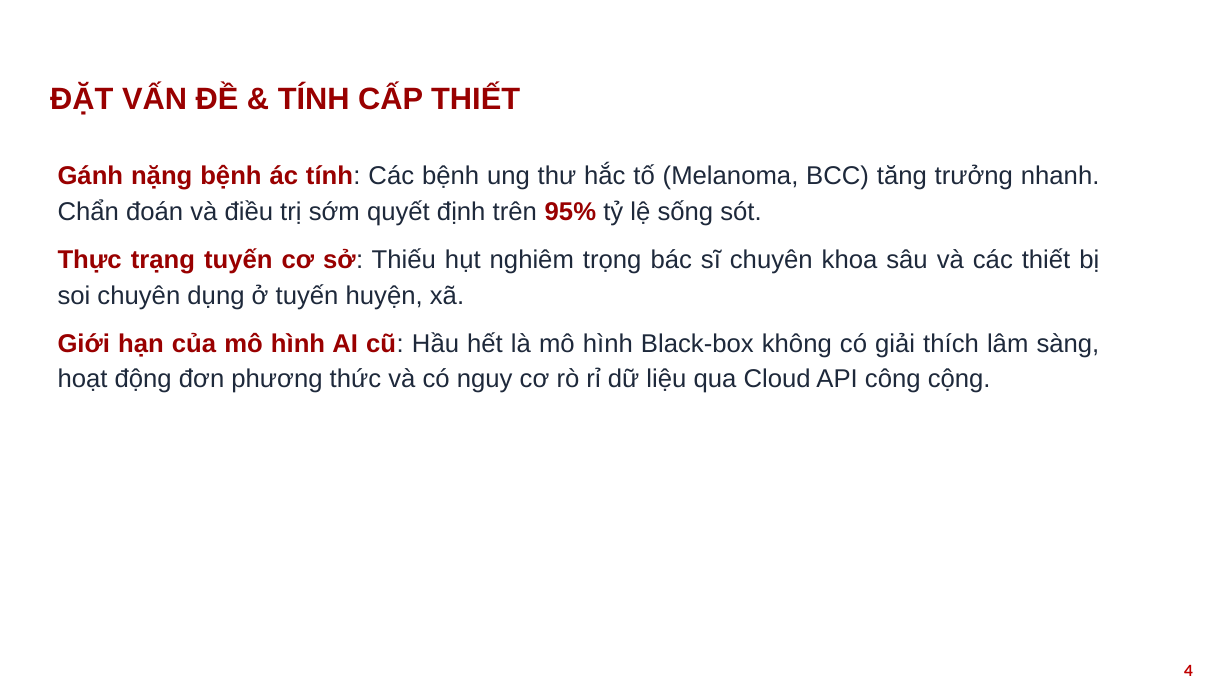
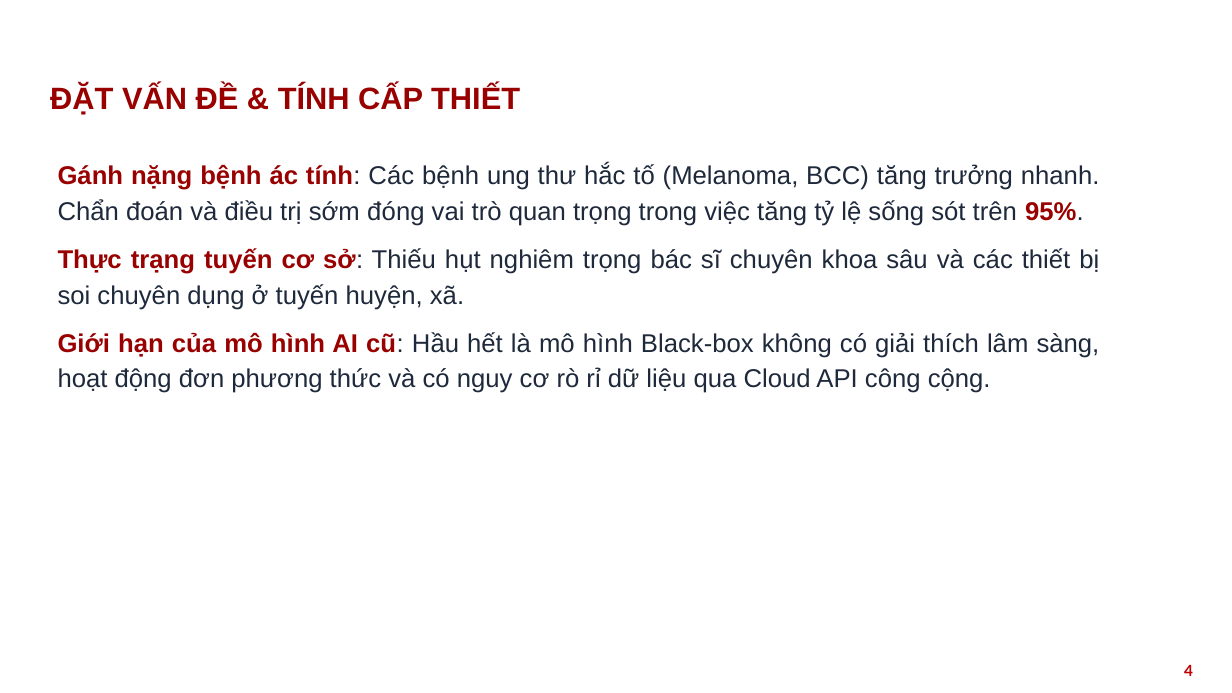
Before and after one commit to nthg0609/doanTN, a slide deck: slide 4 of HUST_PPT_template_2022_RED_16x9_567042.pptx. Drawn at 1232x693 pixels with LibreOffice and Linux fonts; fonts in the diff are those of the drawing; background and template pictures are left out. Boxes give left, top, right and bottom in pixels: in the first picture for what was removed or moved away, otherwise in the second. Text is boxed around its words. In the diff, an @@ line names an element or a change of style, - is before the commit and + after.

```diff
--- a/HUST_PPT_template_2022_RED_16x9_567042.pptx
+++ b/HUST_PPT_template_2022_RED_16x9_567042.pptx
@@ text at [58,164,1100,226]: text changed @@
-Gánh nặng bệnh ác tính: Các bệnh ung thư hắc tố (Melanoma, BCC) tăng trưởng nhanh. Chẩn đoán và điều trị sớm quyết định trên 95% tỷ lệ sống sót.
+Gánh nặng bệnh ác tính: Các bệnh ung thư hắc tố (Melanoma, BCC) tăng trưởng nhanh. Chẩn đoán và điều trị sớm đóng vai trò quan trọng trong việc tăng tỷ lệ sống sót trên 95%.
```
Also in this commit, not shown: 19 other slides changed, 4 slides added, 50 other files.
